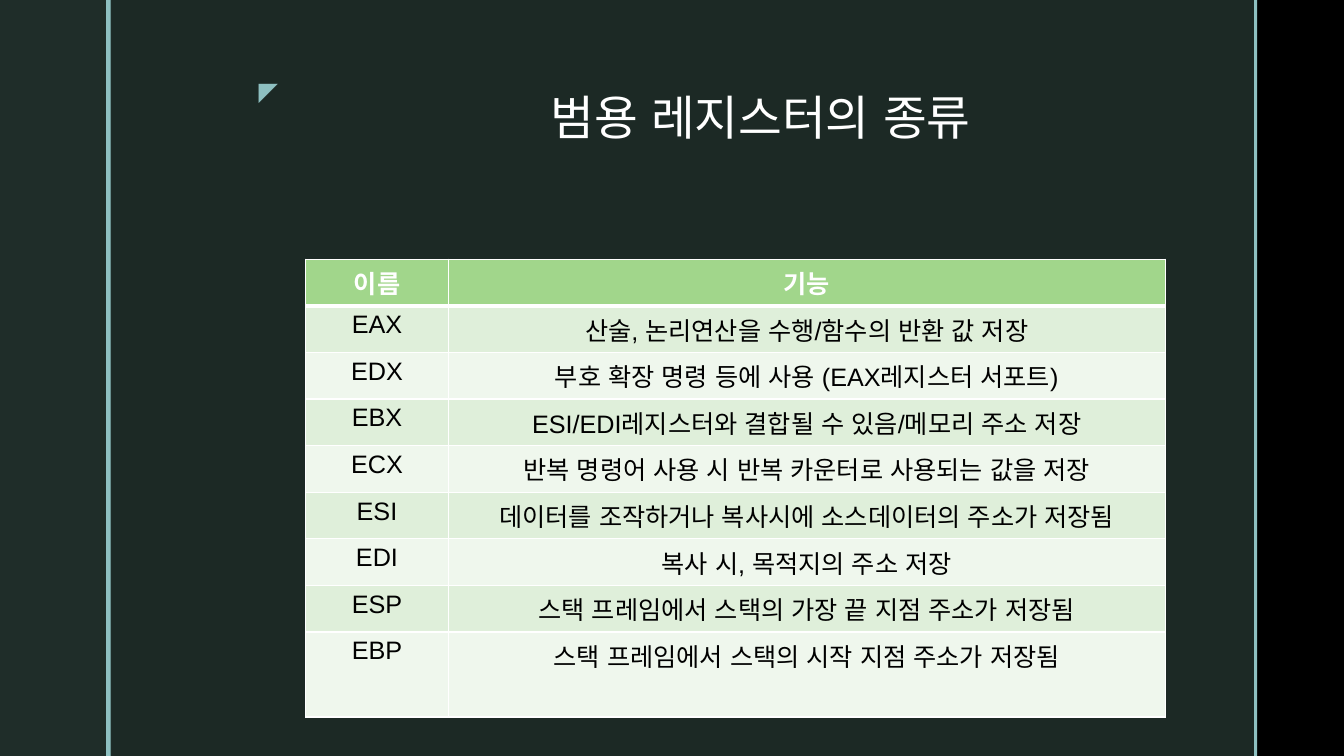
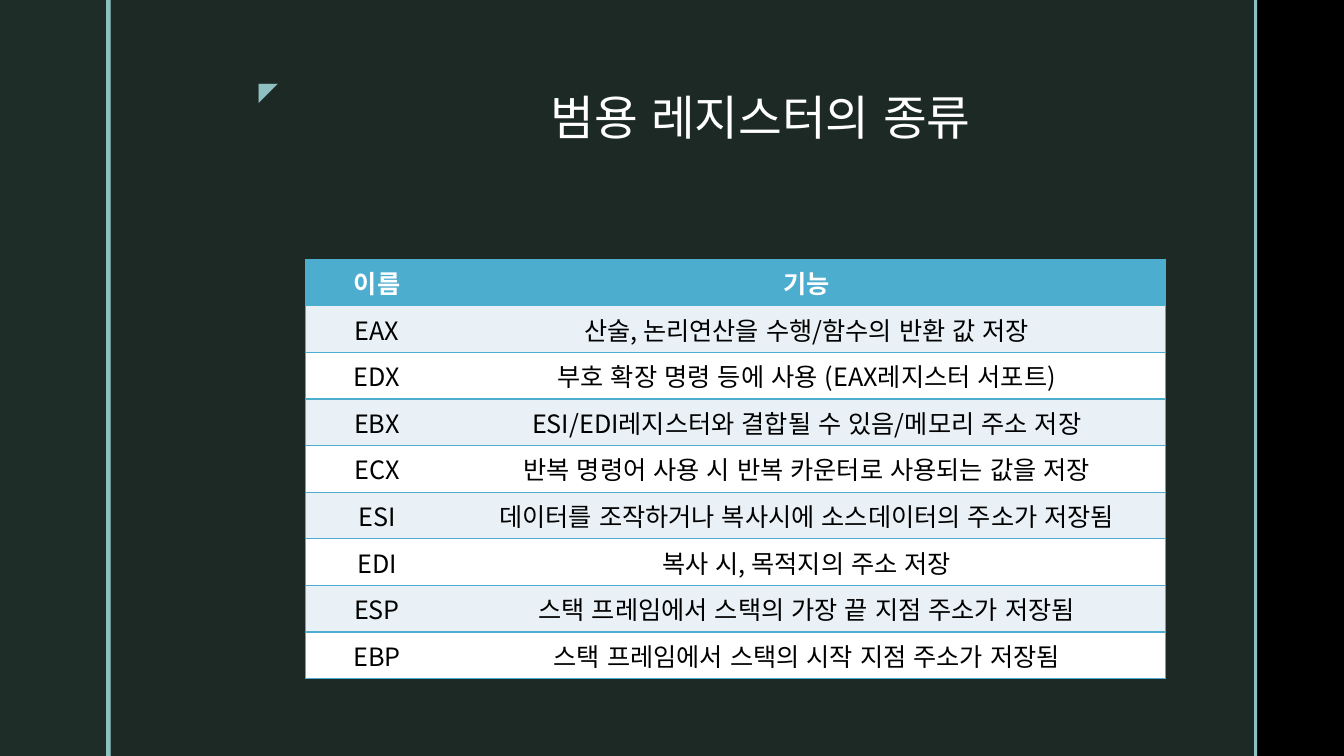
Before and after one commit to rodamin/Afron_repository, a slide deck: slide 5 of 남유림/범용 레지스터 남유림.pptx. Drawn at 1344x756 pixels with LibreOffice and Linux fonts; fonts in the diff are those of the drawing; background and template pictures are left out. Boxes give left, top, right and bottom in pixels: in the first picture for what was removed or moved away, otherwise in the second. Text is boxed around its words. In the diff, an @@ line names an element or a change of style, - is before the commit and + after.

```diff
--- a/남유림/범용 레지스터 남유림.pptx
+++ b/남유림/범용 레지스터 남유림.pptx
@@ table at (306,259,1165,672) @@
@@ fill #A1D68B to #4DADCF in row 1 @@
@@ fill #E0F0DA to #E9F1F6 in 8 cells @@
@@ fill #F0F7EE to #FFFFFF in 8 cells @@
@@ font Arial to Noto Sans CJK KR @@
@@ borders changed @@
```
Also in this commit, not shown: 2 other slides changed.
